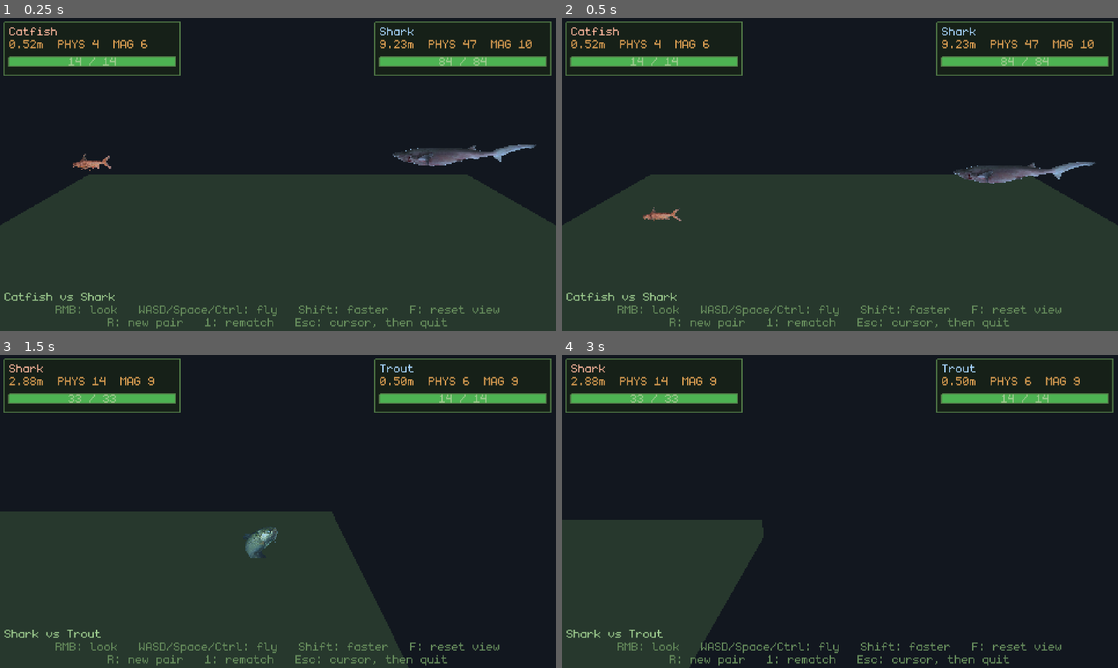
Above: before the commit, frames 1-4 (two rows, left to right).
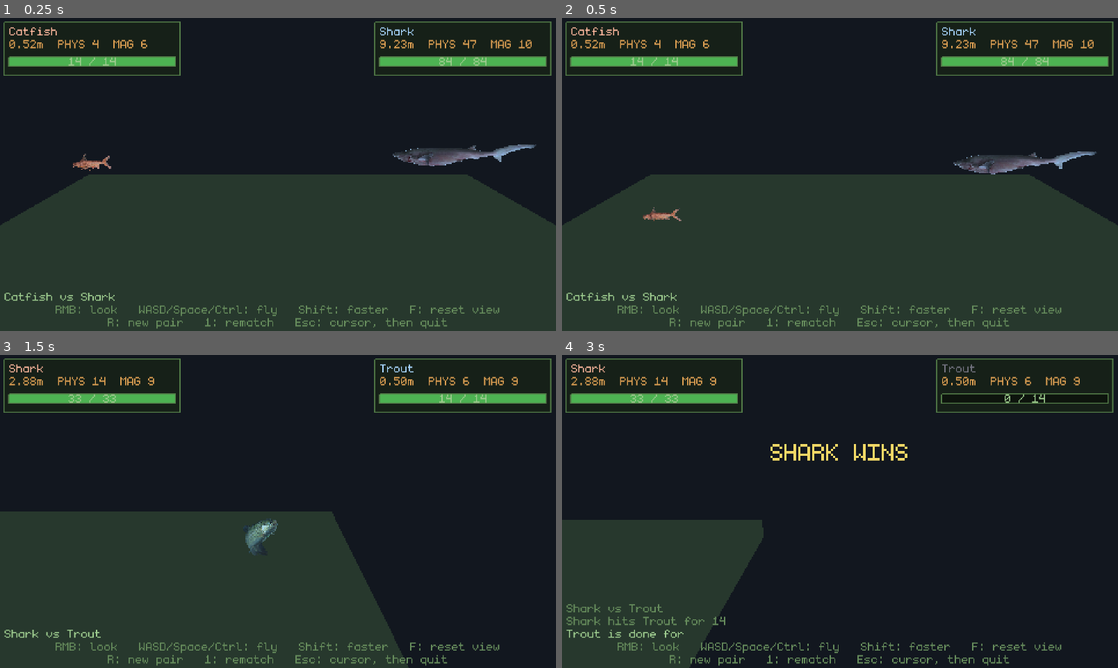
Above: after the commit, the same moments.

Repository: poissew/fishing-game
Game: Godot game, scene res://dev/TestArena.tscn
Same seed, same stepped clock (60 frames per second), same inputs: the game is played once before the commit and once after it. This scene is started directly instead of the project's main scene. The engine's default icon, where the game draws it, is replaced by a stand-in: a white triangle on a blue panel in a dark square.
Inputs (mouse positions are in pixels of both pictures, inside the frame that each line leads up to):
- Up to frame 1 (0.25 s): no input
- Up to frame 2 (0.5 s): no input
- Up to frame 3 (1.5 s): tap Enter (ui_accept) at 0.5, 0.77 s; move the mouse to (400, 495) at 0.52 s; hold D (right) 0.53-1.25 s; hold E (interact) 0.53-1.25 s; click (400, 495) at 0.67 s; drag from (166, 527) to (250, 574) at 1.27 s
- Up to frame 4 (3 s): move the mouse to (895, 442) at 2.02 s; hold D (right) 2.03-2.75 s; tap Space at 2.1 s; drag from (812, 574) to (673, 464) at 2.77 s

Frame 1 is identical in both runs. In frame 2, 1.4% of the frame differs, in the area x 70-97%, y 42-53%; in frame 3, 0.4%; in frame 4, 2.0%, in the area x 0-99%, y 2-91%.

Commit message:
chore: hitboxes match fish

Diff:
--- a/classes/battle_fish.gd
+++ b/classes/battle_fish.gd
@@ -20,13 +20,15 @@
 ## here so that when they land they can roll their damage and feed it into the
 ## same take_damage() a touch uses - nothing else needs to change.
 ##
-## The sprite does not billboard. Yaw is locked, so the fish always faces +Z -
-## point the arena camera down -Z (the direction a camera faces by default) and
-## it reads right - but pitch and roll are free, and the sphere collider rolls
-## them: the fish tumbles the way it is thrown, like the loot on the end of a
-## reeled-in line. The sprite takes that tumble off the body every frame and
-## drops the yaw out of it, which is the one part of a free-rolling ball a flat
-## sprite cannot survive - see _face_the_tumble().
+## The collider is a capsule lying down the length of the fish, sized off the
+## icon's own aspect, so the hitbox is the shape of the thing on screen.
+##
+## The sprite does not billboard. Yaw and pitch are locked and roll is free, so
+## the fish always faces +Z and tips end over end in the arena's viewing plane -
+## point the camera down -Z (the direction a camera faces by default) and it
+## reads right. Pitch is locked because a capsule down the fish rolls about its
+## own length far too easily, and a flat sprite doing that is edge-on half the
+## time; _face_the_tumble() copies what is left onto the sprite.
 
 const SCENE_PATH := "res://objects/BattleFish.tscn"
 const DEFAULT_ICON: Texture2D = preload("res://icon.svg")
@@ -41,10 +43,9 @@
 const BASE_LEN := 0.90
 const MIN_LEN  := 0.35
 const MAX_LEN  := 2.20
-## Collision radius as a share of length. A fish is nowhere near a ball, but a
-## sphere between half its height and half its length hits about where the
-## sprite looks like it should.
-const RADIUS_RATIO := 0.30
+## Smallest collider a fish can have, in case an icon turns up with no height
+## worth speaking of.
+const MIN_RADIUS := 0.03
 
 ## Tint flashed on the sprite when the fish is hit, and how long it fades over.
 const HIT_COLOR := Color(1.0, 0.35, 0.35, 1.0)
@@ -66,8 +67,8 @@
 ## floor, and a hop that hangs in the air is a hop it cannot flop out of.
 const FLOP_UP   := 2.4
 const FLOP_SIDE := 3.2
-## Angular kick, always about the axis the ball would roll around going that
-## way, so a hop tumbles the fish forwards rather than spinning it on the spot.
+## Angular kick, always the way the hop is going, so a fish tips over its own
+## nose rather than spinning against its travel.
 const FLOP_SPIN := 7.0
 
 ## Range over which chase_bias fades. Within CHASE_NEAR a fish has its opponent
@@ -204,11 +205,31 @@
 
 	# A shape of its own per fish: the one in the scene is shared between every
 	# instance, so resizing that would resize every other battler with it.
-	var sphere := SphereShape3D.new()
-	sphere.radius = maxf(length * RADIUS_RATIO, 0.05)
-	_shape.shape = sphere
+	#
+	# A capsule down the length of the fish, as wide as the icon is tall: the
+	# hitbox is the fish rather than a ball drawn around it, so a sardine stops
+	# fighting inside a beach ball and every fish rests on the floor at the
+	# height it is actually drawn at.
+	var capsule := CapsuleShape3D.new()
+	capsule.radius = maxf(_sprite_height(length) * 0.5, MIN_RADIUS)
+	# CapsuleShape3D.height counts the caps, so it is the whole nose-to-tail
+	# span. The max is for an icon taller than it is wide, where the fish is the
+	# round part and there is no middle section left.
+	capsule.height = maxf(length, capsule.radius * 2.0)
+	_shape.shape = capsule
+	# Capsules stand up the Y axis; this one has to lie down the fish instead.
+	_shape.rotation = Vector3(0.0, 0.0, PI * 0.5)
 
 	mass = clampf(fish.weight, MASS_MIN, MASS_MAX)
+
+## How tall the fish is drawn, for a given nose-to-tail length. Taken from the
+## icon's own aspect, so the collider is the shape of the art rather than a
+## number picked to suit it.
+func _sprite_height(length: float) -> float:
+	var texture := _sprite.texture
+	if texture == null or texture.get_width() <= 0:
+		return length
+	return length * float(texture.get_height()) / float(texture.get_width())
 
 ## How long this fish is in world units, nose to tail. Same curve as the held
 ## viewmodel, scaled up: the arena is looked at rather than glanced down at, so
@@ -314,11 +335,15 @@
 func _flop() -> void:
 	var dir := _flop_direction()
 	apply_central_impulse((Vector3.UP * FLOP_UP + dir * FLOP_SIDE) * mass)
-	# UP cross dir is the axis a ball rolling that way turns about, so the fish
-	# tumbles along its hop instead of spinning against it. Only the strength is
-	# random: a fish rolling backwards out of its own throw looks wrong.
-	var roll_axis := Vector3.UP.cross(dir)
-	apply_torque_impulse(roll_axis * randomizer.RNG.randf_range(FLOP_SPIN * 0.4, FLOP_SPIN) * mass)
+	# The Z of UP.cross(dir), which is the end-over-end tip of a hop going that
+	# way: throw itself left, go over its own nose to the left. The X of that
+	# cross product would be the fish log-rolling about its own length, which is
+	# a flat sprite turning edge-on, so pitch stays locked and this leaves it
+	# out. A hop straight at or away from the camera tips nothing, and the
+	# wiggle covers that. Only the strength is random - tipping backwards out of
+	# its own throw looks wrong.
+	var tip := Vector3(0.0, 0.0, -dir.x)
+	apply_torque_impulse(tip * randomizer.RNG.randf_range(FLOP_SPIN * 0.4, FLOP_SPIN) * mass)
 	_wiggle_amount = 1.0
 
 ## A random direction along the floor, pulled towards chase_target by however
@@ -370,14 +395,14 @@
 	if absf(linear_velocity.x) > 0.15:
 		_sprite.flip_h = linear_velocity.x < 0.0
 
-## Points the sprite the way the ball underneath it is lying - pitch and roll
+## Points the sprite the way the body underneath it is lying - pitch and roll
 ## straight off the collider - but never its yaw.
 ##
-## Yaw is locked on the body and the fish still picks some up: rolling about two
-## axes at once composes into a turn about the third, and no velocity constraint
-## stops that. Left alone a fish can settle at a right angle to the camera, and
-## a flat sprite side-on is not a thin fish, it is no fish at all. Dropping the
-## yaw out of the body's own orientation keeps the tumble and loses that.
+## Yaw is locked and a fish can still pick some up: rotations about two axes
+## compose into a turn about the third, so anything that unlocks pitch brings it
+## back. Left alone a fish can settle at a right angle to the camera, and a flat
+## sprite side-on is not a thin fish, it is no fish at all. Dropping the yaw out
+## of the body's own orientation keeps the tipping and loses that.
 ##
 ## The wiggle of a flop, and being belly up once dead, ride on top as roll.
 func _face_the_tumble() -> void:
--- a/objects/BattleFish.tscn
+++ b/objects/BattleFish.tscn
@@ -6,12 +6,14 @@
 friction = 0.45
 bounce = 0.25
 
-[sub_resource type="SphereShape3D" id="SphereShape3D_btlf"]
-radius = 0.22
+[sub_resource type="CapsuleShape3D" id="CapsuleShape3D_btlf"]
+radius = 0.12
+height = 0.6
 
 [node name="BattleFish" type="RigidBody3D"]
 collision_layer = 4
 collision_mask = 5
+axis_lock_angular_x = true
 axis_lock_angular_y = true
 physics_material_override = SubResource("PhysicsMaterial_btlf")
 contact_monitor = true
@@ -28,4 +30,5 @@
 texture_filter = 0
 
 [node name="CollisionShape3D" type="CollisionShape3D" parent="."]
-shape = SubResource("SphereShape3D_btlf")
+transform = Transform3D(0, 1, 0, -1, 0, 0, 0, 0, 1, 0, 0, 0)
+shape = SubResource("CapsuleShape3D_btlf")
Not shown, changed: CLAUDE.md
